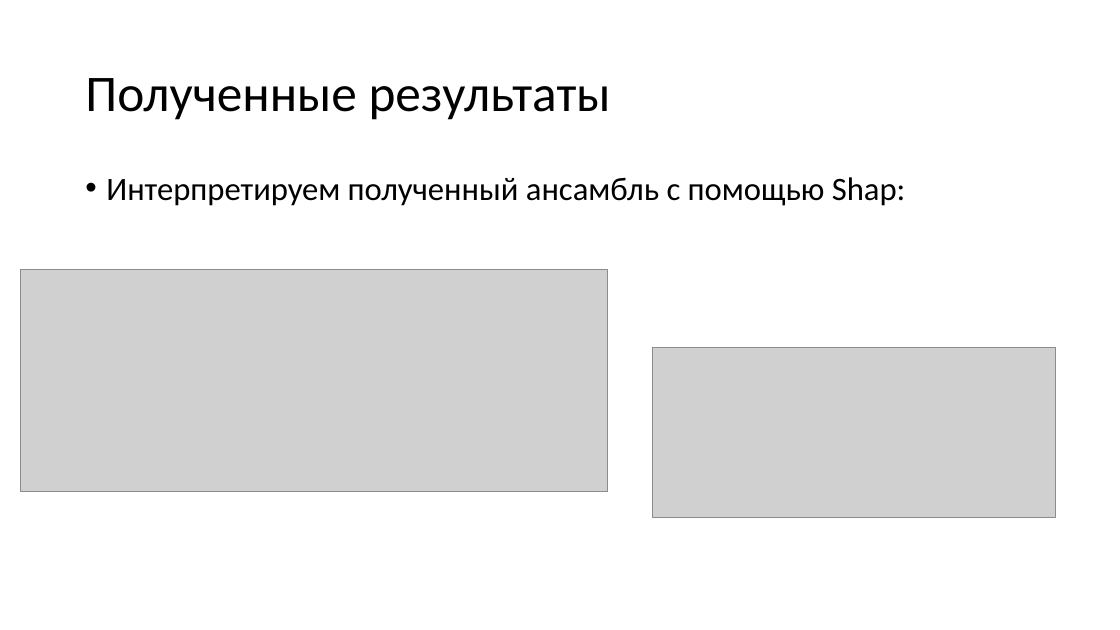
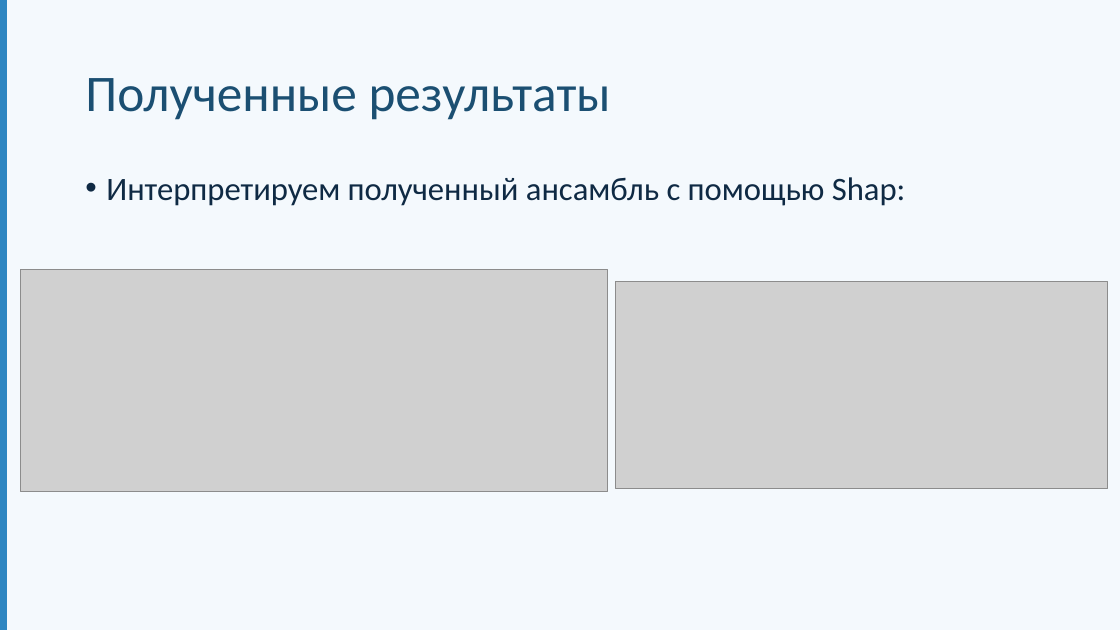
Before and after one commit to alexveider1/soa_hackathon, a slide deck: slide 9 of presentation_temp.pptx. Drawn at 1120x630 pixels with LibreOffice and Linux fonts; fonts in the diff are those of the drawing; grey boxes stand for pictures. Boxes give left, top, right and bottom in pixels: in the first picture for what was removed or moved away, otherwise in the second. Text is boxed around its words. In the diff, an @@ line names an element or a change of style, - is before the commit and + after.

```diff
--- a/presentation_temp.pptx
+++ b/presentation_temp.pptx
@@ background #FFFFFF to #F4F9FD @@
@@ rectangle added at [0, 0, 7, 630], fill #2E86C1 @@
@@ title "Полученные результаты" at [85, 78, 611, 120]: text colour #000000 to #1B4F72 @@
@@ text "Интерпретируем полученный ансамбль с помощью ..." at [106, 177, 906, 206]: text colour #000000 to #0F2A44 @@
@@ picture: place and size @@
-picture at [652, 348, 1055, 518]
+picture at [616, 281, 1108, 489]
```
Also in this commit, not shown: 9 other slides changed.
